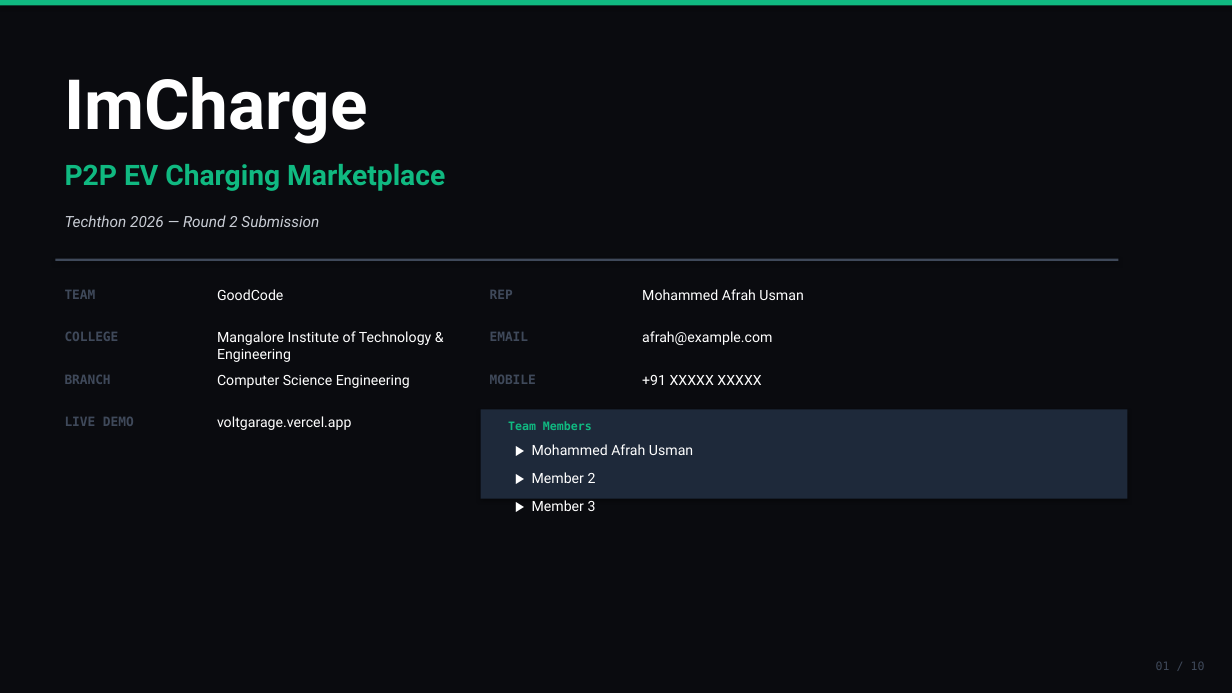
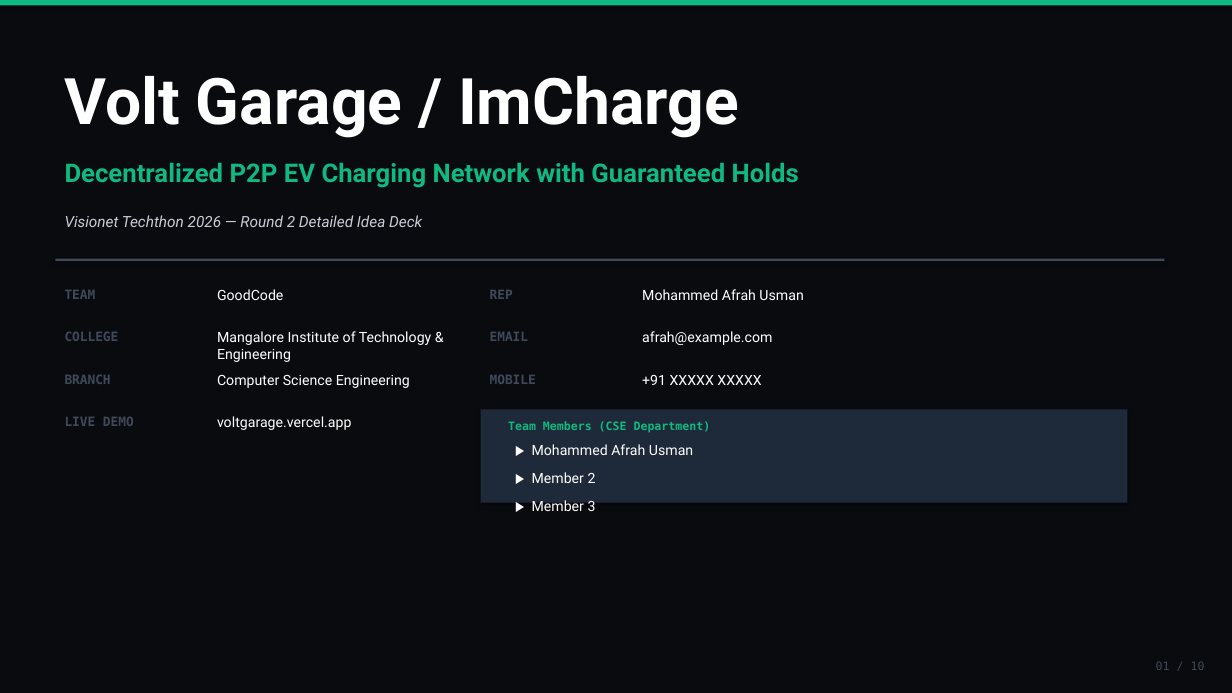
Before and after one commit to Imafrah/Volt-Garage, a slide deck: slide 1 of ImCharge_Techthon2026_Round2_GoodCode.pptx. Drawn at 1232x693 pixels with LibreOffice and Linux fonts; fonts in the diff are those of the drawing. Boxes give left, top, right and bottom in pixels: in the first picture for what was removed or moved away, otherwise in the second. Text is boxed around its words. In the diff, an @@ line names an element or a change of style, - is before the commit and + after.

Commit message:
docs(presentation): update 10-slide deck with Originkit kinetic dock, Gemini Volt Copilot, driveway idle fee engine, and OCPP test bench

```diff
--- a/ImCharge_Techthon2026_Round2_GoodCode.pptx
+++ b/ImCharge_Techthon2026_Round2_GoodCode.pptx
@@ text at bbox=[65, 76, 739, 138]: text changed; size 54 to 50 pt @@
-ImCharge
+Volt Garage / ImCharge
@@ text at bbox=[65, 162, 799, 188]: text changed; size 22 to 20 pt @@
-P2P EV Charging Marketplace
+Decentralized P2P EV Charging Network with Guaranteed Holds
@@ text at bbox=[65, 215, 422, 227]: text changed @@
-Techthon 2026 — Round 2 Submission
+Visionet Techthon 2026 — Round 2 Detailed Idea Deck
@@ rectangle: place and size @@
-rectangle at bbox=[55, 259, 1118, 262]
+rectangle at bbox=[55, 259, 1165, 262]
@@ rectangle: place and size @@
-rectangle at bbox=[481, 409, 1128, 499]
+rectangle at bbox=[481, 409, 1128, 503]
@@ text at bbox=[508, 421, 711, 433]: text changed @@
-Team Members
+Team Members (CSE Department)
```
Also in this commit, not shown: 8 other slides changed, 1 slide added, 1 slide removed.
